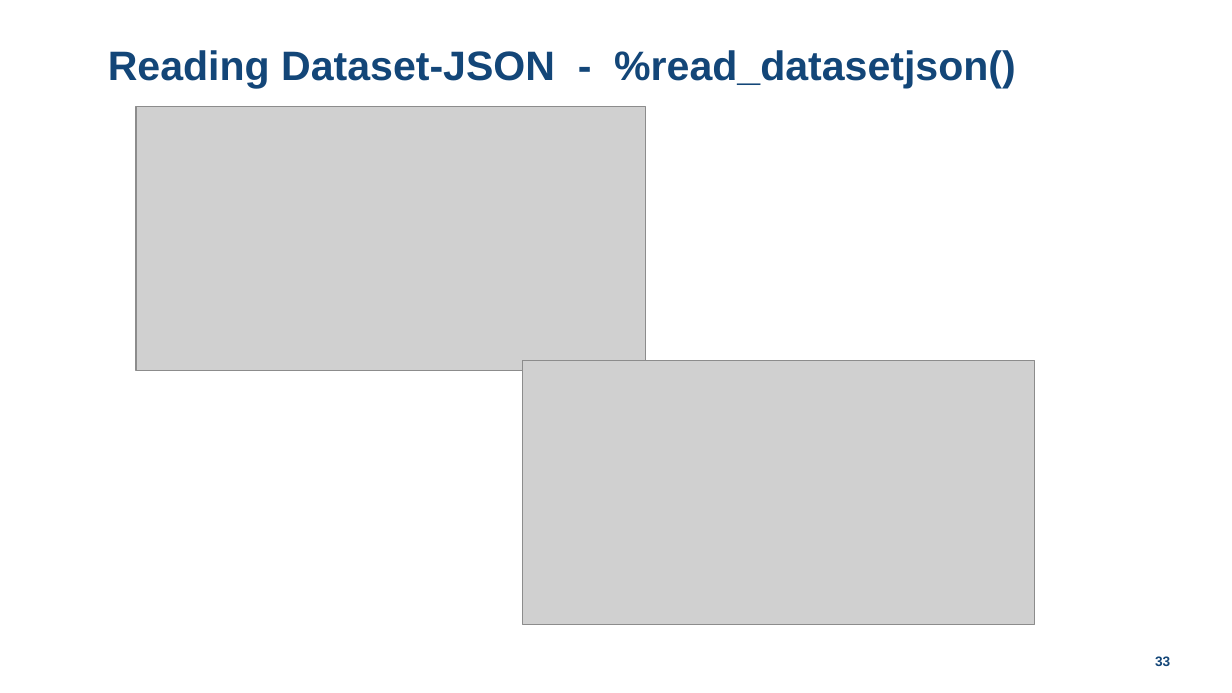
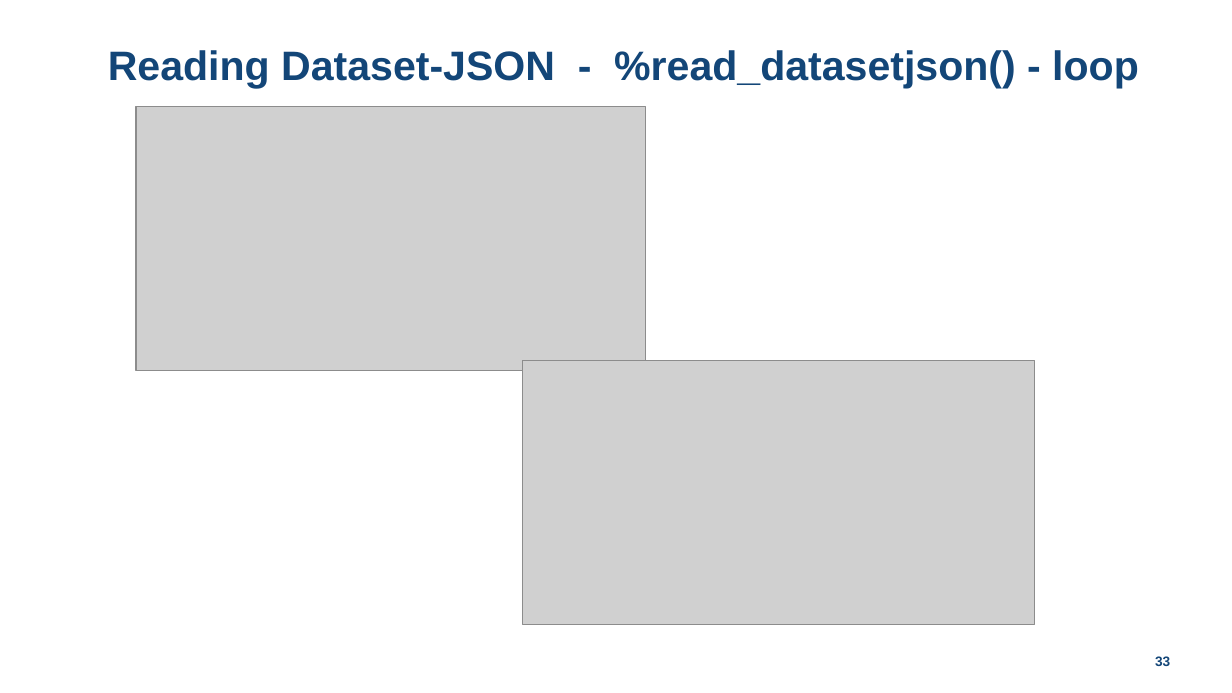
Before and after one commit to lexjansen/dataset-json-sas, a slide deck: slide 33 of doc/CDISC_COSA_webinar_20231005_dataset-json_SAS.pptx. Drawn at 1232x693 pixels with LibreOffice and Linux fonts; fonts in the diff are those of the drawing; grey boxes stand for pictures; background and template pictures are left out. Boxes give left, top, right and bottom in pixels: in the first picture for what was removed or moved away, otherwise in the second. Text is boxed around its words. In the diff, an @@ line names an element or a change of style, - is before the commit and + after.

```diff
--- a/doc/CDISC_COSA_webinar_20231005_dataset-json_SAS.pptx
+++ b/doc/CDISC_COSA_webinar_20231005_dataset-json_SAS.pptx
@@ title at (108,50,1139,88): text changed @@
-Reading Dataset-JSON - %read_datasetjson()
+Reading Dataset-JSON - %read_datasetjson() - loop
```
Also in this commit, not shown: 3 other slides changed, 5 other files.
